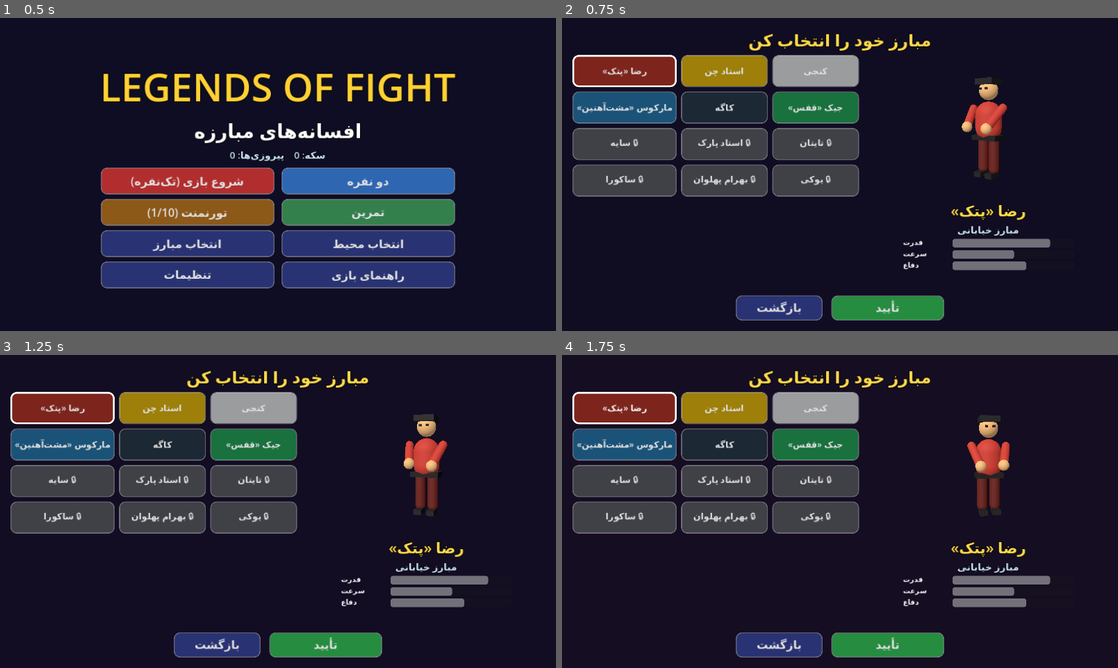
Above: before the commit, frames 1-4 (two rows, left to right).
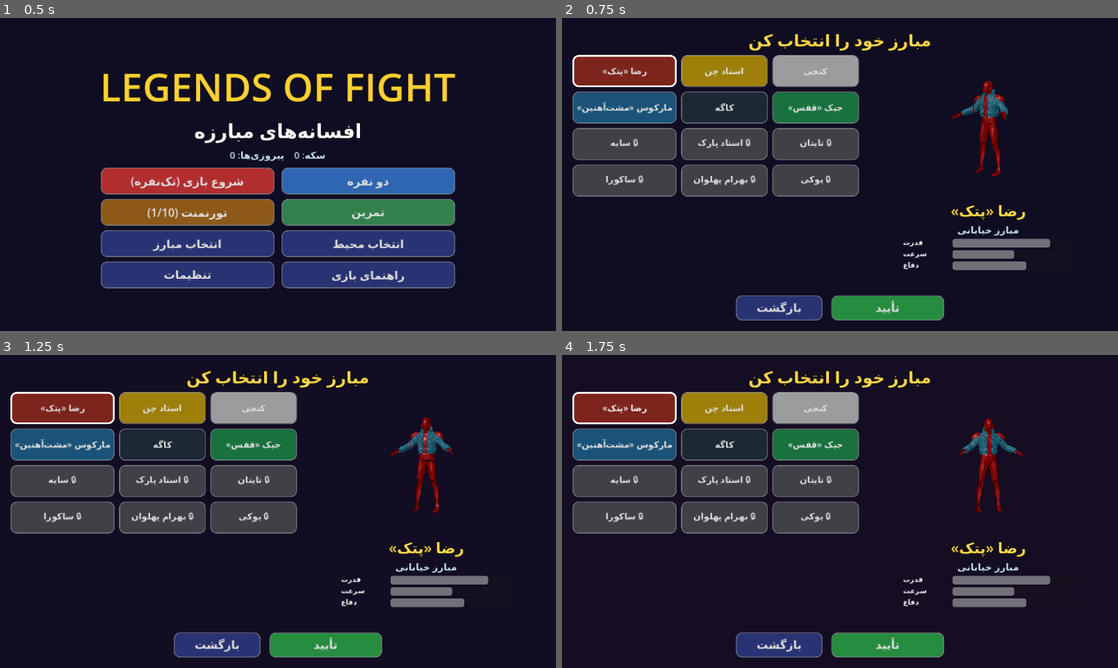
Above: after the commit, the same moments.

Repository: majid6461-cell/legends-of-fight-android-
Game: Godot game, scene res://scenes/Main.tscn
Same seed, same stepped clock (60 frames per second), same inputs: the game is played once before the commit and once after it.
Inputs:
- Up to frame 1 (0.5 s): no input
- Up to frame 2 (0.75 s): click "شروع بازی (تک‌نفره)" at 0.5 s
- Up to frame 3 (1.25 s): no input
- Up to frame 4 (1.75 s): click "رضا «پتک»" at 1.25 s

Frame 1 is identical in both runs. In frame 2, 1.5% of the frame differs, in the area x 70-81%, y 18-52%; in frame 3, 1.6%, in the area x 70-82%, y 18-52%; in frame 4, 1.5%.

Commit message:
Add files via upload

Diff:
--- a/scripts/fighter.gd
+++ b/scripts/fighter.gd
@@ -3,6 +3,8 @@
 ## One fighter: procedural 3D model, state machine, hitboxes and damage.
 
 signal died
+
+const RobotData := preload("res://scripts/robot_data.gd")
 
 const ATTACKS := {
 	"p1": {"limb": "arm_r", "su": 0.06, "ac": 0.09, "rc": 0.12, "dmg": 4.0, "rng": 1.2, "kb": 1.2, "stun": 0.22, "snd": "punch"},
@@ -48,6 +50,9 @@
 var dmgm: float = 1.0
 var defm: float = 1.0
 var ph: float = 0.0
+var upper_y: float = 0.85
+var arm_rest: float = 0.0
+var arm_zm: float = 1.0
 
 
 # ------------------------------------------------------------------ building
@@ -97,6 +102,12 @@
 	dmgm = 0.8 + float(d.pow) * 0.04
 	defm = 0.8 + float(d.def) * 0.04
 	scale = Vector3.ONE * sc
+	upper_y = 0.85
+	arm_rest = 0.0
+	arm_zm = 1.0
+	if d.has("model"):
+		_build_robot()
+		return
 	var suit: Color = d.col
 	var skin: Color = d.skin
 	var hair: Color = d.hair
@@ -128,6 +139,73 @@
 		_mi(pv, _cap(0.11, 0.85), pants, Vector3(0, -0.4, 0))
 		_mi(pv, _box(Vector3(0.16, 0.1, 0.3)), Color(0.1, 0.1, 0.1), Vector3(0, -0.82, -0.08))
 		parts[side] = pv
+	body.rotation.y = PI if preview else -PI / 2.0 * float(facing)
+
+
+# ------------------------------------------------------------------ imported 3D robot (Reza)
+func _robot_mat(n: String, tint: bool) -> StandardMaterial3D:
+	var m := StandardMaterial3D.new()
+	var c: Color = Color(0.553, 0.0, 0.005)
+	m.metallic = 0.3
+	m.roughness = 0.45
+	match n:
+		"BODY2":
+			m.metallic = 0.35
+			m.roughness = 0.4
+		"JACKET.002":
+			c = Color(0.10, 0.36, 0.41)
+			m.metallic = 0.0
+			m.roughness = 0.6
+		"LOGO":
+			c = Color(0.62, 0.02, 0.02)
+		"LOGO.002":
+			c = Color(0.41, 0.0, 0.003)
+		"METAL":
+			m.metallic = 0.6
+			m.roughness = 0.3
+		"GLOW":
+			c = Color(0.0, 0.72, 1.0)
+			m.emission_enabled = true
+			m.emission = c
+			m.emission_energy_multiplier = 3.0
+	if tint and n != "GLOW":
+		c = Color(c.b, c.g, c.r)
+	m.albedo_color = c
+	return m
+
+
+func _build_robot() -> void:
+	var tint: bool = pid == 2 and Game.p1 == Game.p2
+	body = Node3D.new()
+	add_child(body)
+	upper = Node3D.new()
+	upper.position = Vector3(0, RobotData.HIP_Y, 0)
+	body.add_child(upper)
+	upper_y = RobotData.HIP_Y
+	arm_rest = 0.5
+	arm_zm = 0.0
+	for side in ["arm_r", "arm_l"]:
+		var pv := Node3D.new()
+		pv.position = RobotData.PIVOTS[side]
+		upper.add_child(pv)
+		parts[side] = pv
+	for side in ["leg_r", "leg_l"]:
+		var pv := Node3D.new()
+		pv.position = RobotData.PIVOTS[side]
+		body.add_child(pv)
+		parts[side] = pv
+	var mats: Dictionary = {}
+	for p in RobotData.PARTS:
+		var mesh: Mesh = load(String(p[2])) as Mesh
+		if mesh == null:
+			continue
+		if not mats.has(p[1]):
+			mats[p[1]] = _robot_mat(String(p[1]), tint)
+		var mi := MeshInstance3D.new()
+		mi.mesh = mesh
+		mi.material_override = mats[p[1]]
+		var parent: Node3D = upper if p[0] == "torso" else parts[p[0]]
+		parent.add_child(mi)
 	body.rotation.y = PI if preview else -PI / 2.0 * float(facing)
 
 
@@ -225,12 +303,12 @@
 		ll = 0.9
 		ar = 1.2
 		al = 1.2
-	parts["arm_r"].rotation = Vector3(ar, 0.0, -0.25)
-	parts["arm_l"].rotation = Vector3(al, 0.0, 0.25)
+	parts["arm_r"].rotation = Vector3(ar - arm_rest, 0.0, -0.25 * arm_zm)
+	parts["arm_l"].rotation = Vector3(al - arm_rest, 0.0, 0.25 * arm_zm)
 	parts["leg_r"].rotation.x = lr
 	parts["leg_l"].rotation.x = ll
 	upper.rotation.x = lerpf(upper.rotation.x, lean, minf(1.0, delta * 20.0))
-	upper.position.y = 0.85 - crouch + bob
+	upper.position.y = upper_y - crouch + bob
 	var ko: bool = state == "ko"
 	body.rotation.x = lerpf(body.rotation.x, 1.45 if ko else 0.0, minf(1.0, delta * 5.0))
 	body.position.y = lerpf(body.position.y, 0.25 if ko else 0.0, minf(1.0, delta * 5.0))
--- a/scripts/game.gd
+++ b/scripts/game.gd
@@ -17,7 +17,7 @@
 const SAVE_PATH := "user://legends_save.cfg"
 
 const FIGHTERS: Array = [
-	{"fa": "رضا «پتک»", "en": "Reza 'Hammer'", "sfa": "مبارز خیابانی", "sen": "Street Brawler", "pow": 8, "spd": 5, "def": 6, "rch": 1.0, "col": Color("c0392b"), "skin": Color("e0ac69"), "hair": Color("1a1a1a")},
+	{"fa": "رضا «پتک»", "en": "Reza 'Hammer'", "sfa": "مبارز خیابانی", "sen": "Street Brawler", "model": "robot", "pow": 8, "spd": 5, "def": 6, "rch": 1.0, "col": Color("c0392b"), "skin": Color("e0ac69"), "hair": Color("1a1a1a")},
 	{"fa": "استاد چن", "en": "Master Chen", "sfa": "استاد کونگ‌فو", "sen": "Kung-Fu Master", "pow": 6, "spd": 8, "def": 6, "rch": 1.0, "col": Color("f1c40f"), "skin": Color("f0c8a0"), "hair": Color("111111")},
 	{"fa": "کنجی", "en": "Kenji", "sfa": "کاراته‌کار", "sen": "Karateka", "pow": 7, "spd": 7, "def": 6, "rch": 1.0, "col": Color("ecf0f1"), "skin": Color("e8b88a"), "hair": Color("222222")},
 	{"fa": "مارکوس «مشت‌آهنین»", "en": "Marcus 'Iron Fist'", "sfa": "بوکسور", "sen": "Boxer", "pow": 9, "spd": 6, "def": 5, "rch": 0.9, "col": Color("2980b9"), "skin": Color("8d5524"), "hair": Color("0a0a0a")},
--- /dev/null
+++ b/scripts/robot_data.gd
@@ -0,0 +1,32 @@
+extends RefCounted
+## Auto-generated from ROBOT.obj (see characters/reza_robot). Rigid parts, pivots in metres.
+
+const HIP_Y := 1.0230
+const PIVOTS := {
+	"arm_r": Vector3(-0.2585, 0.4840, 0.0055),
+	"arm_l": Vector3(0.2585, 0.4840, 0.0055),
+	"leg_r": Vector3(-0.1650, 1.0230, 0.0000),
+	"leg_l": Vector3(0.1650, 1.0230, 0.0000),
+}
+
+# [bone, material, file]
+const PARTS := [
+	["torso", "BODY", "res://characters/reza_robot/torso__BODY.obj"],
+	["leg_l", "BODY", "res://characters/reza_robot/leg_l__BODY.obj"],
+	["leg_r", "BODY", "res://characters/reza_robot/leg_r__BODY.obj"],
+	["torso", "BODY2", "res://characters/reza_robot/torso__BODY2.obj"],
+	["arm_l", "BODY2", "res://characters/reza_robot/arm_l__BODY2.obj"],
+	["leg_l", "BODY2", "res://characters/reza_robot/leg_l__BODY2.obj"],
+	["arm_r", "BODY2", "res://characters/reza_robot/arm_r__BODY2.obj"],
+	["leg_r", "BODY2", "res://characters/reza_robot/leg_r__BODY2.obj"],
+	["arm_r", "BODY", "res://characters/reza_robot/arm_r__BODY.obj"],
+	["arm_l", "BODY", "res://characters/reza_robot/arm_l__BODY.obj"],
+	["torso", "JACKET.002", "res://characters/reza_robot/torso__JACKET_002.obj"],
+	["arm_r", "JACKET.002", "res://characters/reza_robot/arm_r__JACKET_002.obj"],
+	["arm_l", "JACKET.002", "res://characters/reza_robot/arm_l__JACKET_002.obj"],
+	["torso", "LOGO.002", "res://characters/reza_robot/torso__LOGO_002.obj"],
+	["arm_r", "LOGO", "res://characters/reza_robot/arm_r__LOGO.obj"],
+	["arm_l", "LOGO", "res://characters/reza_robot/arm_l__LOGO.obj"],
+	["torso", "GLOW", "res://characters/reza_robot/torso__GLOW.obj"],
+	["torso", "METAL", "res://characters/reza_robot/torso__METAL.obj"],
+]
Not shown, changed: build-android.yml
Not shown, added: characters/reza_robot/arm_l__BODY.obj
Not shown, added: characters/reza_robot/arm_l__BODY2.obj
Not shown, added: characters/reza_robot/arm_l__JACKET_002.obj
Not shown, added: characters/reza_robot/arm_l__LOGO.obj
Not shown, added: characters/reza_robot/arm_r__BODY.obj
Not shown, added: characters/reza_robot/arm_r__BODY2.obj
Not shown, added: characters/reza_robot/arm_r__JACKET_002.obj
Not shown, added: characters/reza_robot/arm_r__LOGO.obj
Not shown, added: characters/reza_robot/leg_l__BODY.obj
Not shown, added: characters/reza_robot/leg_l__BODY2.obj
Not shown, added: characters/reza_robot/leg_r__BODY.obj
(and 7 more such lines)
